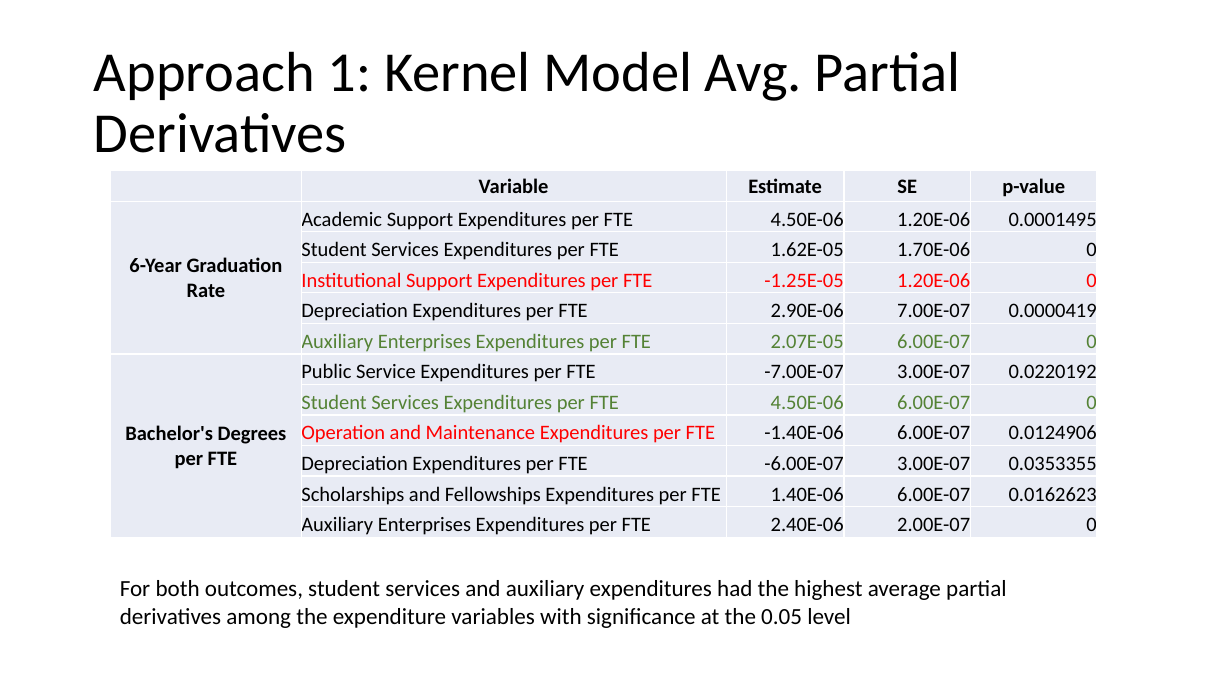
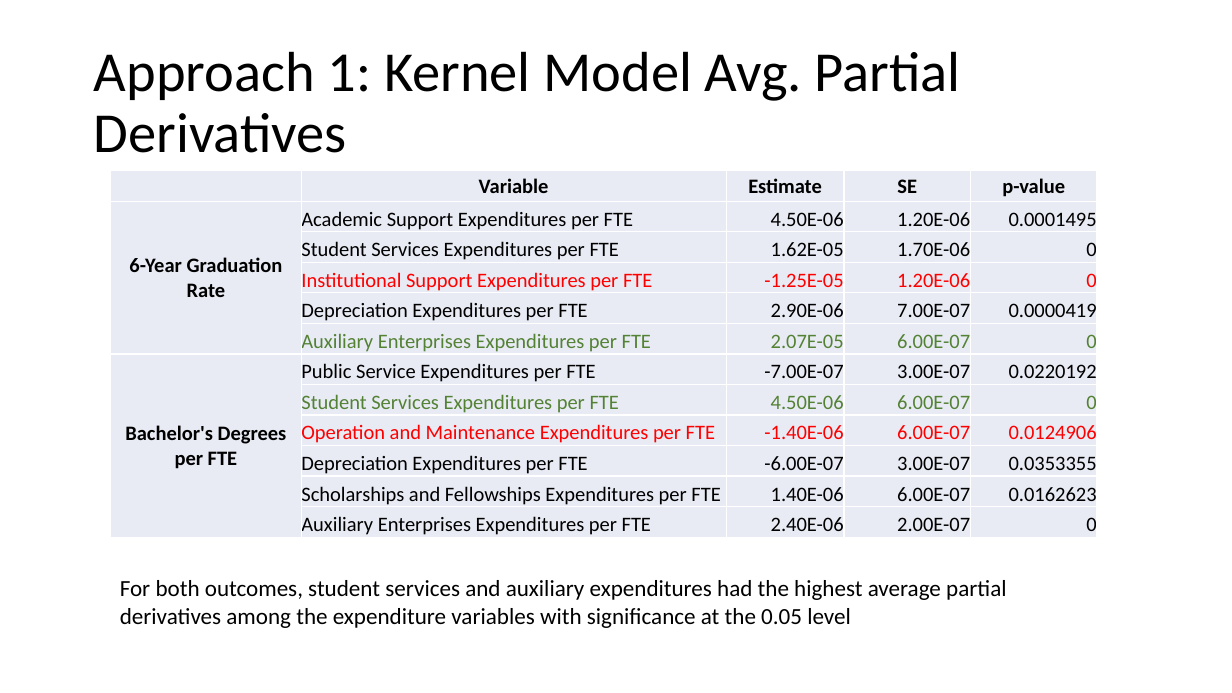
Before and after one commit to duncan-clark/DeltaCostProject_DataAnalysis, a slide deck: slide 7 of reports/18_03_13 Presentation.pptx. Drawn at 1232x693 pixels with LibreOffice and Linux fonts; fonts in the diff are those of the drawing. Boxes give left, top, right and bottom in pixels: in the first picture for what was removed or moved away, otherwise in the second. Text is boxed around its words. In the diff, an @@ line names an element or a change of style, - is before the commit and + after.

```diff
--- a/reports/18_03_13 Presentation.pptx
+++ b/reports/18_03_13 Presentation.pptx
@@ table at (x1=111, y1=171, x2=1097, y2=539) @@
@@ text colour #000000 to #FF0000 in "-1.40E-06", "6.00E-07", "0.0124906" @@
```
Also in this commit, not shown: 2 other slides changed.
